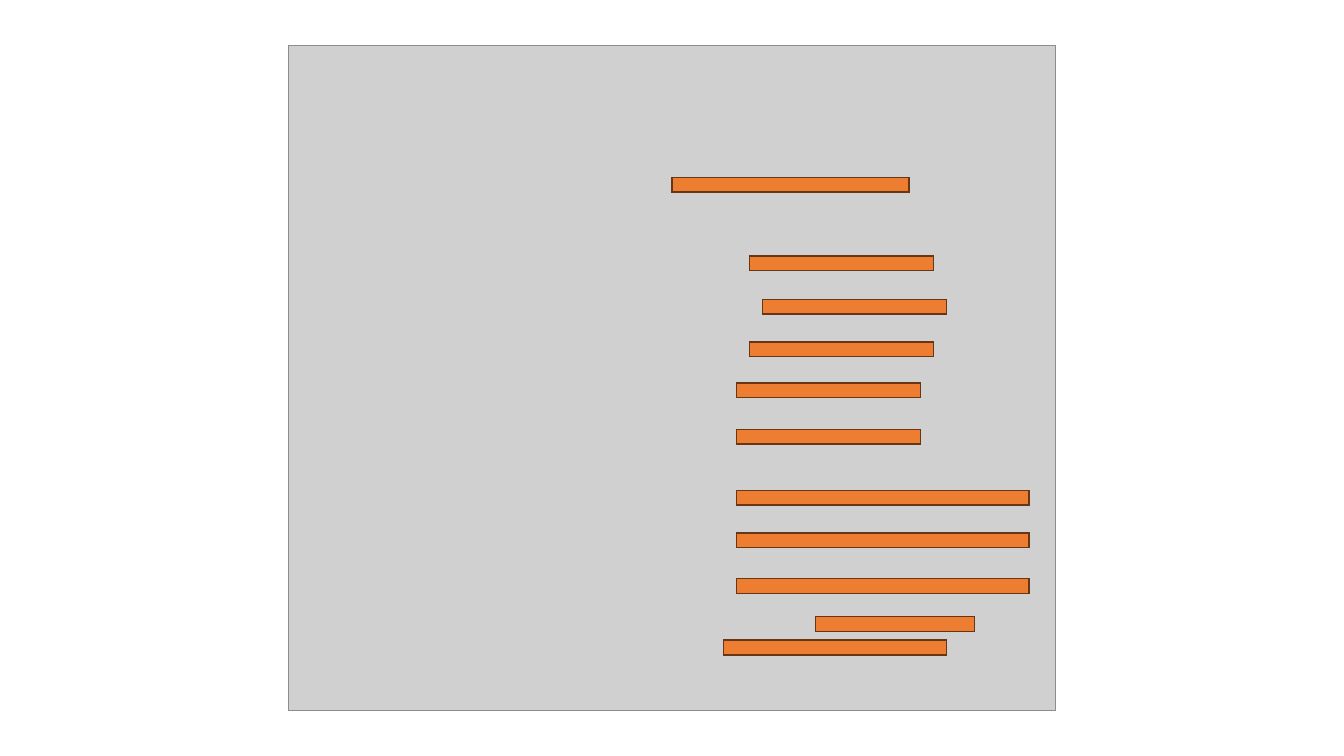
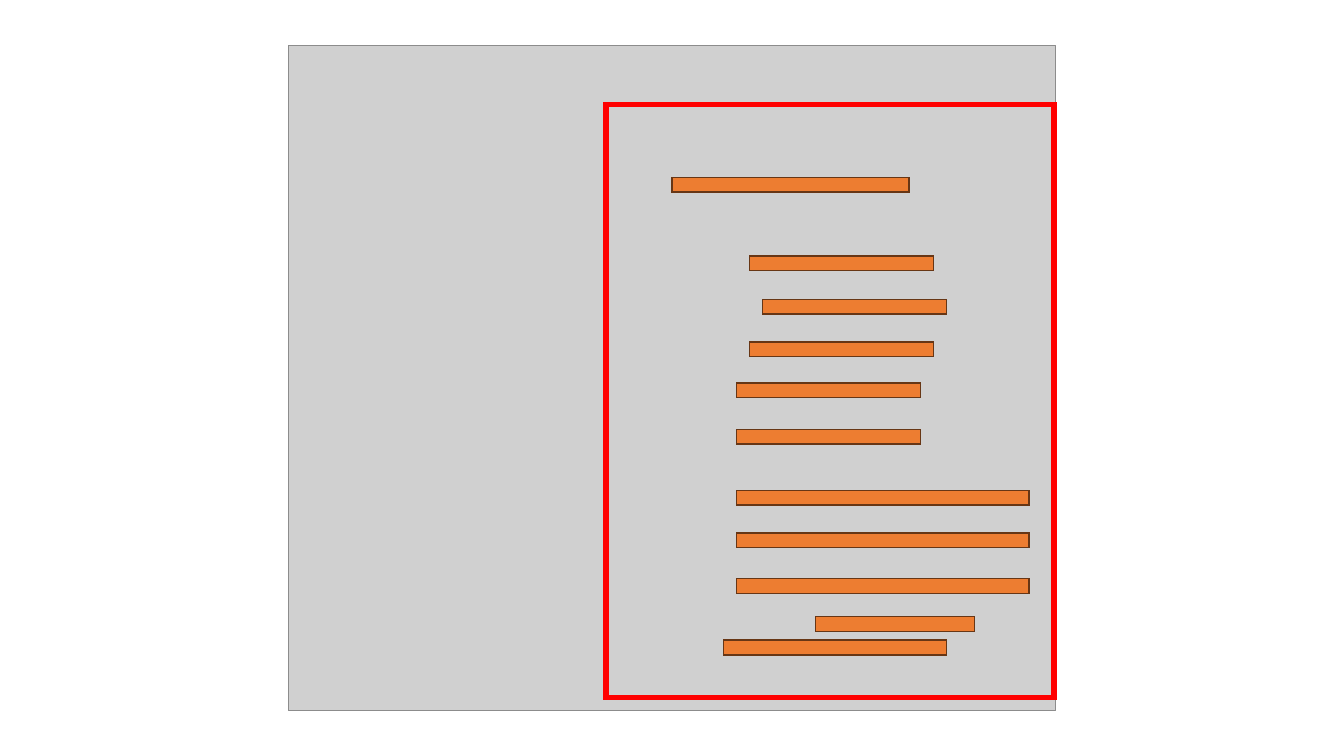
Before and after one commit to normalian/My-Azure-Portal-ChromeExtension, a slide deck: slide 7 of My Azure Extension.pptx. Drawn at 1344x756 pixels with LibreOffice and Linux fonts; fonts in the diff are those of the drawing; grey boxes stand for pictures. Boxes give left, top, right and bottom in pixels: in the first picture for what was removed or moved away, otherwise in the second. Text is boxed around its words. In the diff, an @@ line names an element or a change of style, - is before the commit and + after.

```diff
--- a/My Azure Extension.pptx
+++ b/My Azure Extension.pptx
@@ rectangle added at bbox=[606, 105, 1055, 698], outline #FF0000 4 pt @@
```
Also in this commit, not shown: 2 other files.
